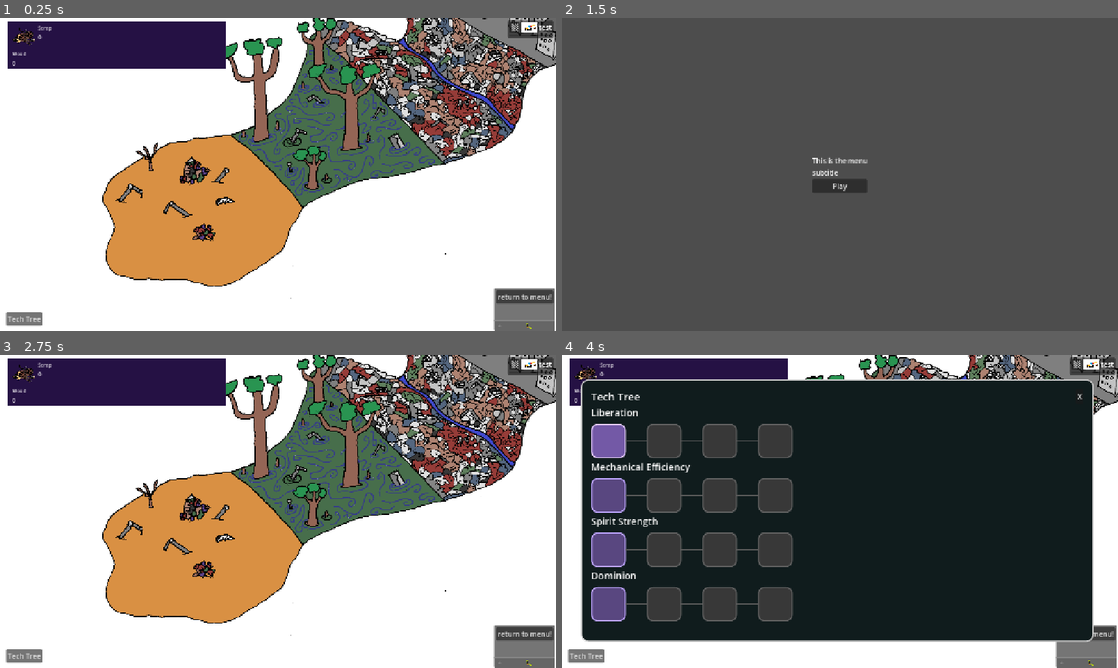
Above: before the commit, frames 1-4 (two rows, left to right).
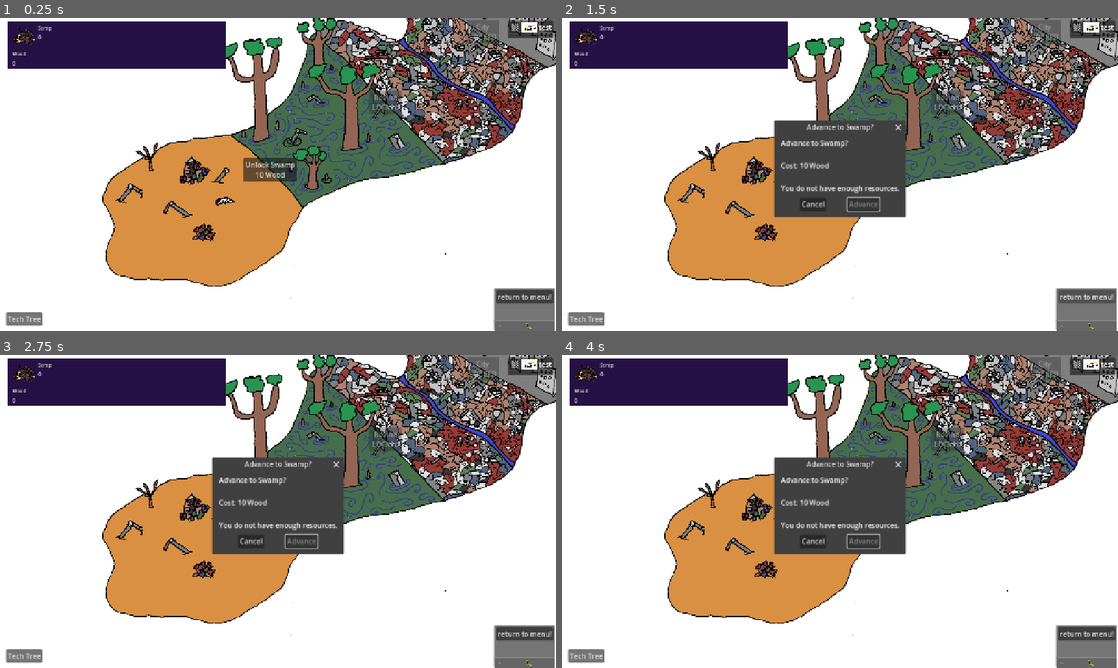
Above: after the commit, the same moments.

Repository: ChrstphrHll/brackeys2026.2
Game: Godot game, scene res://game.tscn
The game is run twice, just before and just after one commit, with the same random seed, the same clock (stepped at 60 frames per second) and the same inputs.
Inputs (mouse positions are in pixels of both pictures, inside the frame that each line leads up to):
- Up to frame 1 (0.25 s): no input
- Up to frame 2 (1.5 s): click (834, 168) at 0.5 s, where only the run after the commit has a clickable "Unlock Swamp 10 Wood"; click "return to menu!" at 1.25 s
- Up to frame 3 (2.75 s): click (278, 524) at 2 s, where only the run before the commit has a clickable "Play"
- Up to frame 4 (4 s): click "Tech Tree" at 2.75 s; click (606, 442) at 3.52 s

The runs differ from the first frame. In frame 1, 1.3% of the frame differs, in the area x 43-90%, y 0-53%; in frame 2, 92%, in the area x 0-100%, y 0-100%; in frame 3, 7.9%; in frame 4, 76%.

Commit message:
Added zone transition logic

Diff:
--- a/autoloads/zones.gd
+++ b/autoloads/zones.gd
@@ -1,6 +1,87 @@
 extends Node
 
+
+signal zone_changed(new_zone: int)
+
+
 const machine_scene = preload("res://machines/machine.tscn")
+
+
+# 0 = starting wasteland area
+# 1 = swamp unlocked
+# 2 = machine ravine unlocked
+# 3 = city unlocked
+var current_zone: int = 0
+
+
+# placeholder costs
+# Change to balance
+var transitions: Array[Dictionary] = [
+	{
+		"name": "Swamp",
+		"cost": {
+			"wood": 10
+		}
+	},
+	{
+		"name": "Ravine",
+		"cost": {
+			"wood": 25,
+			"scrap": 2
+		}
+	},
+	{
+		"name": "City",
+		"cost": {
+			"wood": 50,
+			"scrap": 5
+		}
+	}
+]
+
+
+func get_transition_name(index: int) -> String:
+	if index < 0 or index >= transitions.size():
+		return "Unknown"
+
+	return transitions[index]["name"]
+
+
+func get_transition_cost(index: int) -> Dictionary:
+	if index < 0 or index >= transitions.size():
+		return {}
+
+	return transitions[index]["cost"]
+
+
+func is_transition_unlocked(index: int) -> bool:
+	return index < current_zone
+
+
+func is_transition_available(index: int) -> bool:
+	if index < 0 or index >= transitions.size():
+		return false
+
+	# Only the transition immediately in front of
+	# the player can currently be bought.
+	return index == current_zone
+
+
+func unlock_transition(index: int) -> bool:
+	if not is_transition_available(index):
+		return false
+
+	var cost: Dictionary = get_transition_cost(index)
+
+	if not Resources.spend_resources(cost):
+		return false
+
+	current_zone += 1
+
+	zone_changed.emit(current_zone)
+
+	return true
+
 
 func get_scavenge_result(efficiency) -> Machine:
 	var instance = machine_scene.instantiate()
--- a/game.gd
+++ b/game.gd
@@ -2,32 +2,229 @@
 
 
 const machine_scene = preload("res://machines/machine.tscn")
-@onready var machines = [$UI/Machines/Machine]
-
-@onready var tech_tree_button: Button = $UI/TechTreeButton
-@onready var tech_tree_menu = $UI/TechTreeMenu
-
-# Called when the node enters the scene tree for the first time.
-func _ready():
+
+
+@onready var machines = [
+	$UI/Machines/Machine
+]
+
+
+# TECH TREE
+# -------------------------
+
+@onready var tech_tree_button: Button = \
+	$UI/TechTreeButton
+
+@onready var tech_tree_menu = \
+	$UI/TechTreeMenu
+
+
+# ZONE MAP ANCHORS
+# -------------------------
+
+@onready var zone_anchors = [
+	$MapWorld/ZoneAnchors/SwampAnchor,
+	$MapWorld/ZoneAnchors/RavineAnchor,
+	$MapWorld/ZoneAnchors/CityAnchor
+]
+
+
+# ZONE BUTTONS
+# -------------------------
+
+@onready var zone_buttons = [
+	$UI/MapMarkers/SwampTransition,
+	$UI/MapMarkers/RavineTransition,
+	$UI/MapMarkers/CityTransition
+]
+
+
+@onready var zone_confirm_dialog: ConfirmationDialog = \
+	$UI/ZoneConfirmDialog
+
+
+var pending_transition_index: int = -1
+
+
+func _ready() -> void:
 	tech_tree_button.pressed.connect(
 		tech_tree_menu.open_menu
 	)
-	Events.machine_added.connect(_on_machine_added)
-
-
-# Called every frame. 'delta' is the elapsed time since the previous frame.
-func _process(delta):
-	pass
-
-
-func _on_main_menu_pressed():
+
+
+	Events.machine_added.connect(
+		_on_machine_added
+	)
+
+
+	# Connect each map transition button.
+	for i in range(zone_buttons.size()):
+		zone_buttons[i].pressed.connect(
+			_on_zone_button_pressed.bind(i)
+		)
+
+
+	# Called when the player presses Advance
+	# in the confirmation dialog.
+	zone_confirm_dialog.confirmed.connect(
+		_on_zone_confirmed
+	)
+
+
+	# Update the buttons whenever progression changes.
+	Zones.zone_changed.connect(
+		_refresh_zone_buttons
+	)
+
+
+	_refresh_zone_buttons()
+
+
+func _process(_delta: float) -> void:
+	_update_zone_button_positions()
+
+
+
+# KEEP MAP BUTTONS ATTACHED TO THEIR MAP LOCATIONS
+# --------------------------------------------------
+
+func _update_zone_button_positions() -> void:
+	for i in range(zone_buttons.size()):
+		var button: Button = zone_buttons[i]
+		var anchor: Marker2D = zone_anchors[i]
+
+		# Marker2D's global position already includes
+		# MapWorld's current pan and zoom.
+		#
+		# Subtracting half the button size centers the
+		# button over the anchor.
+		button.global_position = \
+			anchor.global_position - button.size / 2.0
+
+
+# ZONE TRANSITIONS
+# --------------------------------------------------
+
+func _on_zone_button_pressed(index: int) -> void:
+	pending_transition_index = index
+
+	var zone_name: String = \
+		Zones.get_transition_name(index)
+
+	var cost: Dictionary = \
+		Zones.get_transition_cost(index)
+
+	var affordable: bool = \
+		Resources.can_afford(cost)
+
+
+	zone_confirm_dialog.title = \
+		"Advance to %s?" % zone_name
+
+
+	zone_confirm_dialog.dialog_text = \
+		"Advance to %s?\n\nCost: %s" % [
+			zone_name,
+			_format_cost(cost)
+		]
+
+
+	if not affordable:
+		zone_confirm_dialog.dialog_text += \
+            "\n\nYou do not have enough resources."
+
+
+	zone_confirm_dialog.get_ok_button().text = \
+        "Advance"
+
+	zone_confirm_dialog.get_ok_button().disabled = \
+		not affordable
+
+
+	zone_confirm_dialog.popup_centered()
+
+
+func _on_zone_confirmed() -> void:
+	if pending_transition_index < 0:
+		return
+
+	Zones.unlock_transition(
+		pending_transition_index
+	)
+
+	pending_transition_index = -1
+
+
+func _refresh_zone_buttons(
+	_new_zone: int = -1
+) -> void:
+
+	for i in range(zone_buttons.size()):
+		var button: Button = zone_buttons[i]
+
+		var zone_name: String = \
+			Zones.get_transition_name(i)
+
+		var cost: Dictionary = \
+			Zones.get_transition_cost(i)
+
+
+		# Already purchased transition:
+		# make the marker disappear completely.
+		if Zones.is_transition_unlocked(i):
+			button.hide()
+			continue
+
+
+		button.show()
+
+
+		# The next transition is usable.
+		if Zones.is_transition_available(i):
+
+			button.disabled = false
+
+			button.text = \
+				"Unlock %s\n%s" % [
+					zone_name,
+					_format_cost(cost)
+				]
+
+
+		# Later transitions are visible but locked.
+		else:
+
+			button.disabled = true
+
+			button.text = \
+				"%s\nLOCKED" % zone_name
+
+
+func _format_cost(costs: Dictionary) -> String:
+	var pieces := PackedStringArray()
+
+	for resource_name in costs:
+		pieces.append(
+			"%d %s" % [
+				costs[resource_name],
+				str(resource_name).capitalize()
+			]
+		)
+
+	return ", ".join(pieces)
+
+
+# EXISTING CODE
+# ----------------------------
+
+func _on_main_menu_pressed() -> void:
 	SceneManager.go_to("main_menu")
 
 
-func _on_machine_added(machine: Machine):
+func _on_machine_added(machine: Machine) -> void:
 	$UI/Machines.add_child(machine)
 
 
-func add_new_machine():
+func add_new_machine() -> void:
 	var test_machine = Machine.new()
 	machines.push_back(test_machine)
--- a/game.tscn
+++ b/game.tscn
@@ -26,6 +26,17 @@
 position = Vector2(488.88892, -302.22223)
 texture = ExtResource("3_eow3j")
 
+[node name="ZoneAnchors" type="Node2D" parent="MapWorld" unique_id=1642023206]
+
+[node name="SwampAnchor" type="Marker2D" parent="MapWorld/ZoneAnchors" unique_id=1008332864]
+position = Vector2(-40, -24.444458)
+
+[node name="RavineAnchor" type="Marker2D" parent="MapWorld/ZoneAnchors" unique_id=428125927]
+position = Vector2(548.8889, -368.88892)
+
+[node name="CityAnchor" type="Marker2D" parent="MapWorld/ZoneAnchors" unique_id=1619455104]
+position = Vector2(1047.7776, -729.99976)
+
 [node name="UI" type="Control" parent="." unique_id=47031167]
 layout_mode = 3
 anchors_preset = 15
@@ -38,6 +49,36 @@
 grow_horizontal = 2
 grow_vertical = 2
 mouse_filter = 2
+
+[node name="MapMarkers" type="Control" parent="UI" unique_id=130764579]
+layout_mode = 1
+anchors_preset = 15
+anchor_right = 1.0
+anchor_bottom = 1.0
+grow_horizontal = 2
+grow_vertical = 2
+mouse_filter = 2
+
+[node name="SwampTransition" type="Button" parent="UI/MapMarkers" unique_id=2012247410]
+custom_minimum_size = Vector2(75, 45)
+layout_mode = 0
+offset_right = 8.0
+offset_bottom = 8.0
+text = "Swamp"
+
+[node name="RavineTransition" type="Button" parent="UI/MapMarkers" unique_id=302444469]
+custom_minimum_size = Vector2(75, 45)
+layout_mode = 0
+offset_right = 75.0
+offset_bottom = 45.0
+text = "Machine Ravine"
+
+[node name="CityTransition" type="Button" parent="UI/MapMarkers" unique_id=622434080]
+custom_minimum_size = Vector2(75, 45)
+layout_mode = 0
+offset_right = 8.0
+offset_bottom = 8.0
+text = "City"
 
 [node name="ColorRect" type="ColorRect" parent="UI" unique_id=1009556227]
 layout_mode = 0
@@ -81,6 +122,8 @@
 z_index = 100
 layout_mode = 1
 
+[node name="ZoneConfirmDialog" type="ConfirmationDialog" parent="UI" unique_id=1452456144]
+
 [node name="DebuggingUI" type="Control" parent="." unique_id=2104493506]
 layout_mode = 3
 anchors_preset = 3
